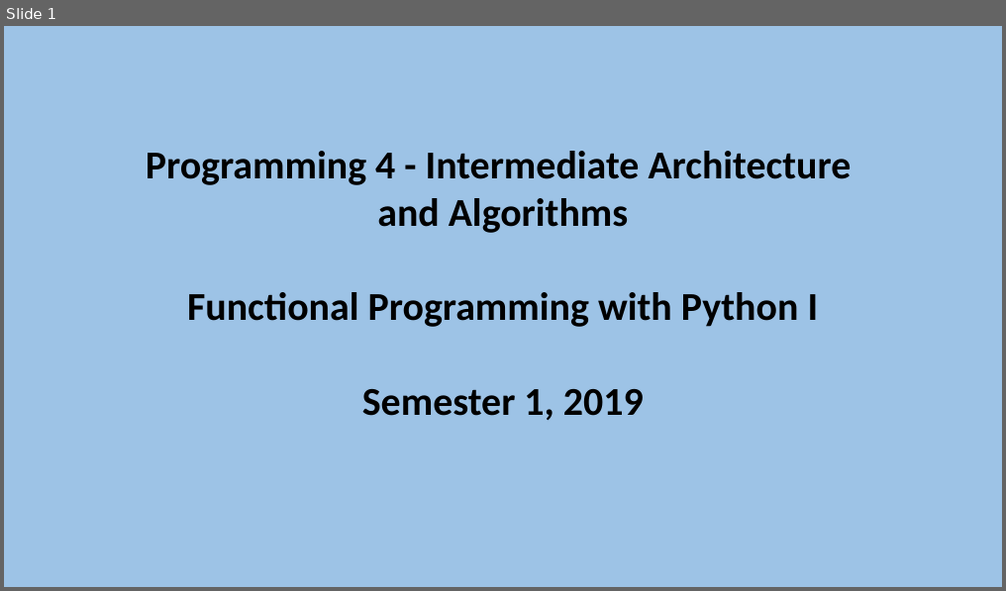
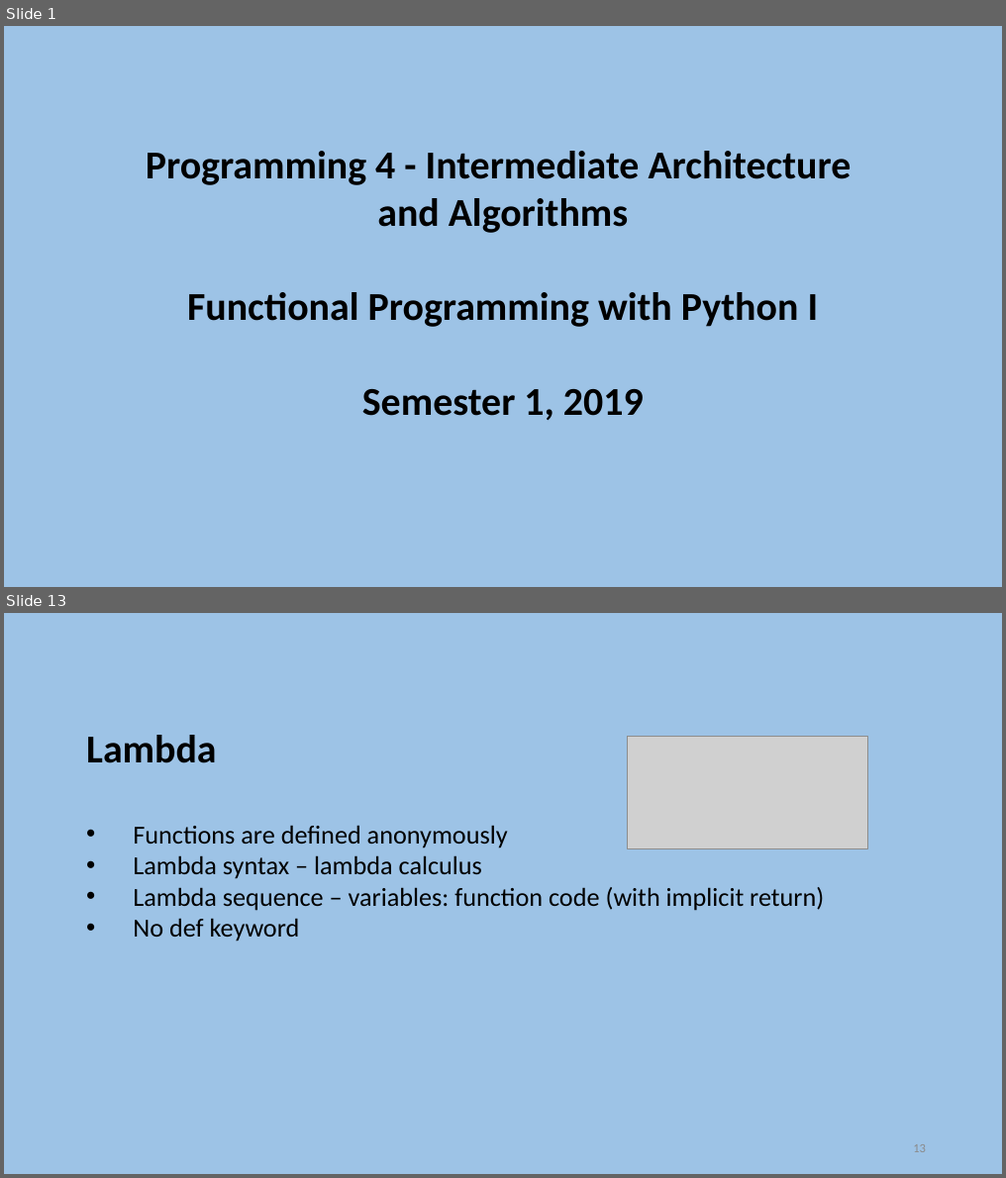
Before and after one commit to szetko/course-materials, a slide deck: Programming 4/Week 12/S1. Functional Programming with Python I.pptx. Shown one above the other, each under a label of ours: slide 1 before the commit, slides 1 and 13 after it; the slides between them are not shown. The pictures are 1006x591 and 1006x1178 pixels, drawn with LibreOffice and Linux fonts; fonts in the diff are those of the drawing; grey boxes stand for pictures. Boxes give left, top, right and bottom in pixels: in the first picture for what was removed or moved away, otherwise in the second. Text is boxed around its words. In the diff, an @@ line names an element or a change of style, - is before the commit and + after.

```diff
--- a/Programming 4/Week 12/S1. Functional Programming with Python I.pptx
+++ b/Programming 4/Week 12/S1. Functional Programming with Python I.pptx
@@ slide 13 added at box(4, 613, 1002, 1174), background #9DC3E6 @@
@@ text added at box(86, 735, 824, 942), 25 pt, text #000000 @@
+Lambda
+    • Functions are defined anonymously
+    • Lambda syntax – lambda calculus
+    • Lambda sequence – variables: function code (with implicit return)
+    • No def keyword
@@ picture added at box(628, 737, 868, 850) @@
@@ page number added at box(913, 1145, 926, 1153), 12 pt, text #8C8C8C @@
+13
```
Also in this commit, not shown: 13 other slides added, 4 other files.
